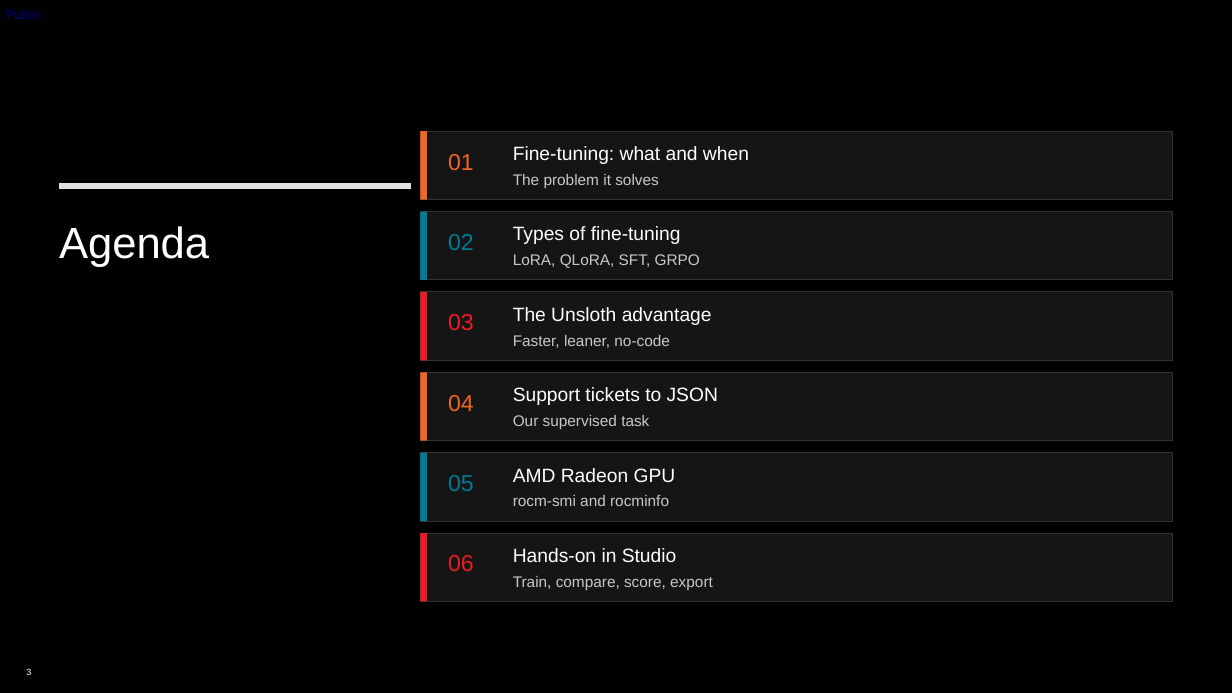
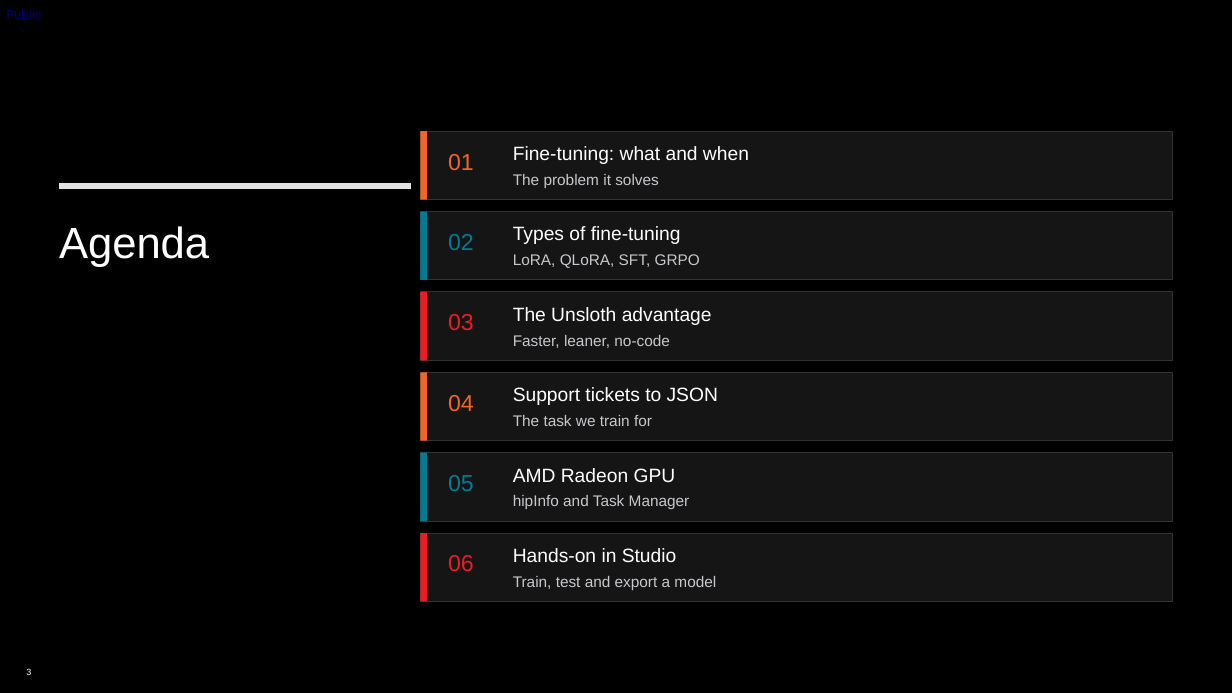
Before and after one commit to TwelveNights/Unsloth-RL-Workshop-on-Radeon, a slide deck: slide 3 of docs/AMD-Unsloth-Studio-Fine-tuning.pptx. Drawn at 1232x693 pixels with LibreOffice and Linux fonts; fonts in the diff are those of the drawing; background and template pictures are left out. Boxes give left, top, right and bottom in pixels: in the first picture for what was removed or moved away, otherwise in the second. Text is boxed around its words. In the diff, an @@ line names an element or a change of style, - is before the commit and + after.

```diff
--- a/docs/AMD-Unsloth-Studio-Fine-tuning.pptx
+++ b/docs/AMD-Unsloth-Studio-Fine-tuning.pptx
@@ text at <box>513,415,652,426</box>: text changed @@
-Our supervised task
+The task we train for
@@ text at <box>513,495,690,509</box>: text changed @@
-rocm-smi and rocminfo
+hipInfo and Task Manager
@@ text at <box>513,576,716,590</box>: text changed @@
-Train, compare, score, export
+Train, test and export a model
```
Also in this commit, not shown: 9 other slides changed, 10 other files.
